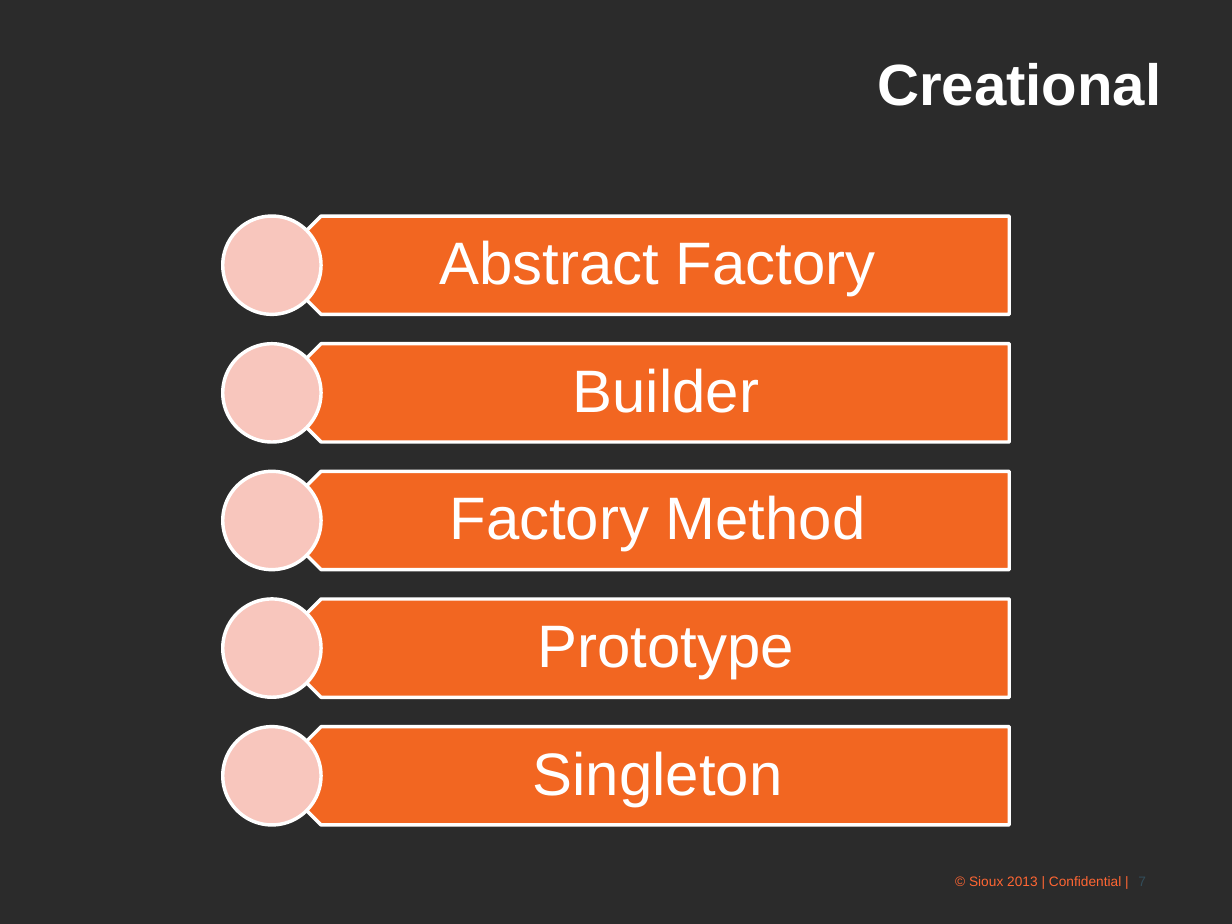
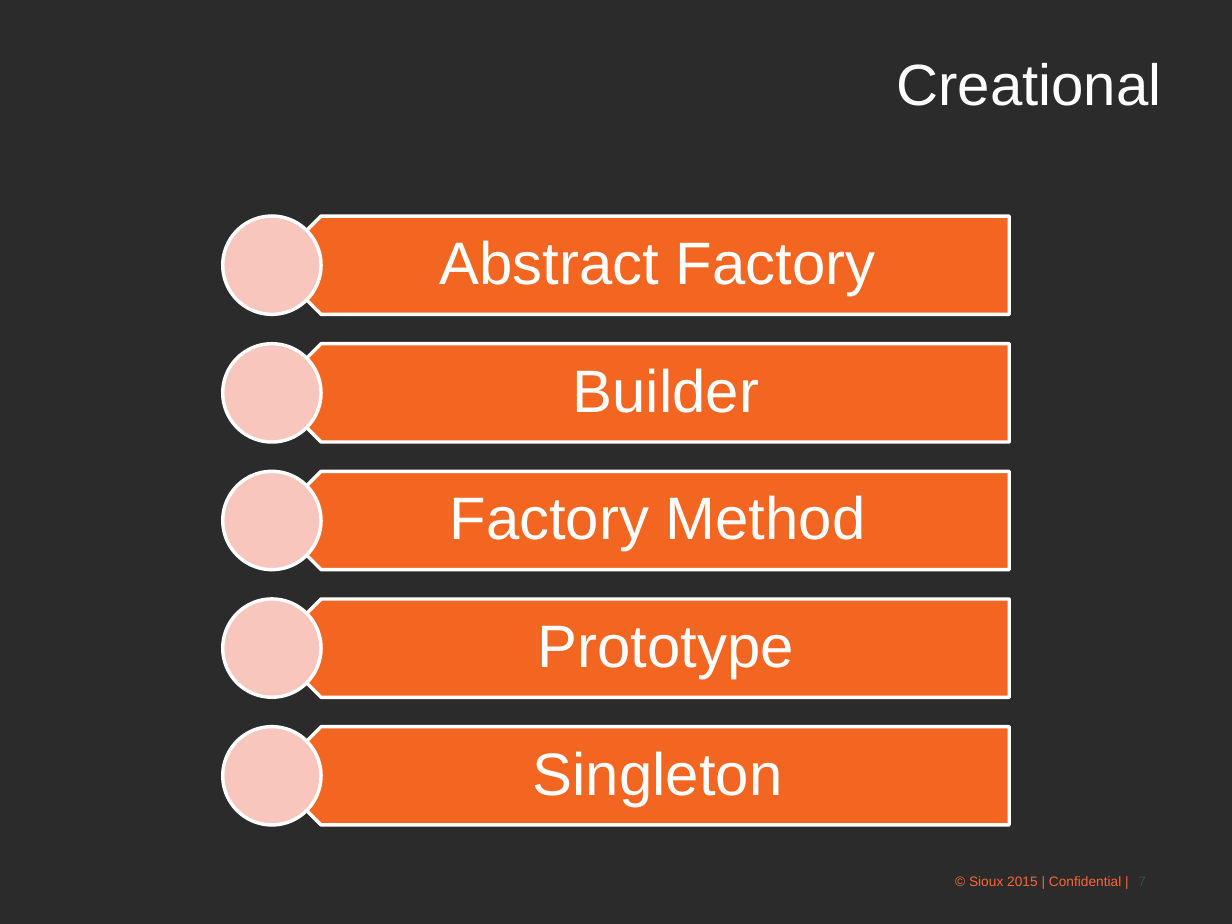
Before and after one commit to QuanTran91/SiouxCommunity, a slide deck: slide 7 of doc/Lecture 5 - 2015.09.26 Design Pattern.pptx. Drawn at 1232x924 pixels with LibreOffice and Linux fonts; fonts in the diff are those of the drawing; background and template pictures are left out; a plain dark background stands for a picture behind light text. Boxes give left, top, right and bottom in pixels: in the first picture for what was removed or moved away, otherwise in the second. Text is boxed around its words. In the diff, an @@ line names an element or a change of style, - is before the commit and + after.

```diff
--- a/doc/Lecture 5 - 2015.09.26 Design Pattern.pptx
+++ b/doc/Lecture 5 - 2015.09.26 Design Pattern.pptx
@@ title "Creational" at [897,63,1162,106]: bold off @@
@@ text at [969,876,1121,886]: text changed @@
-© Sioux 2013 | Confidential |
+© Sioux 2015 | Confidential |
```
Also in this commit, not shown: 40 other slides changed, 2 slides added.
